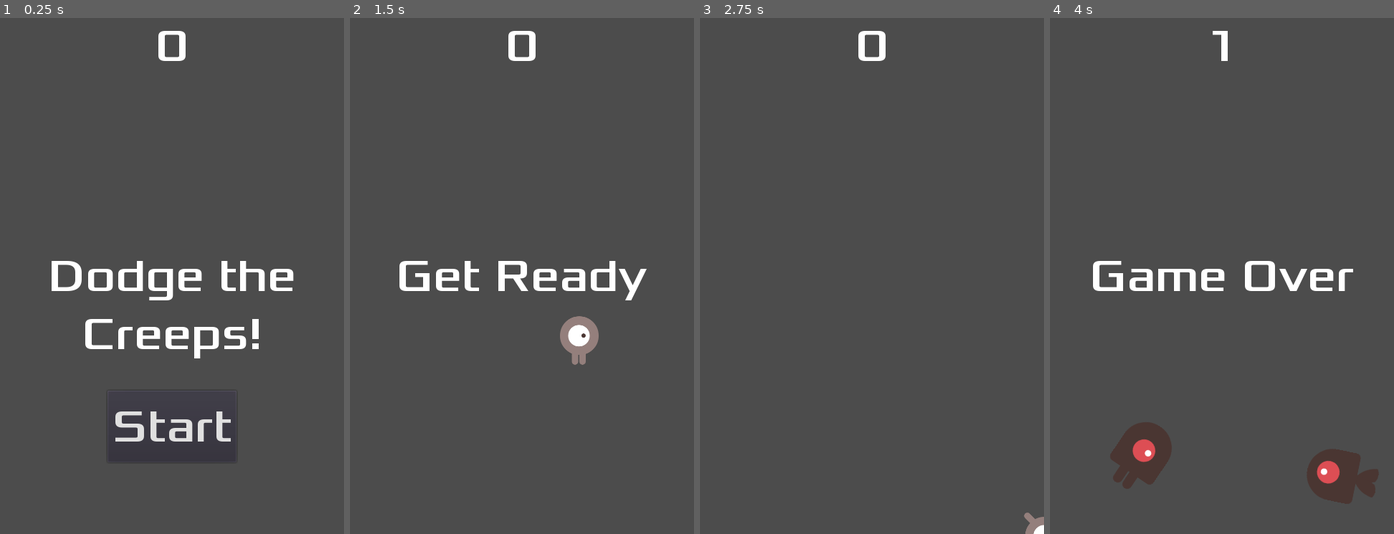
Above: before the commit, frames 1-4 (left to right).
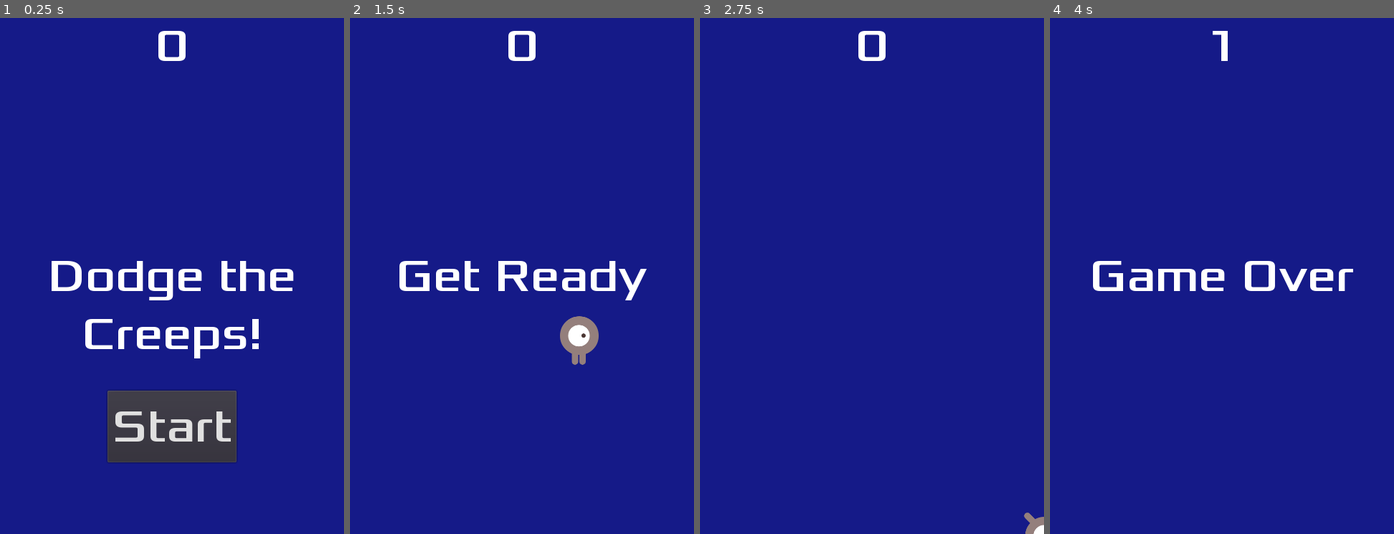
Above: after the commit, the same moments.

Repository: 44351-w22/godot-tutorial-neloe
Game: Godot game, scene res://Main.tscn
The game is run twice, just before and just after one commit, with the same random seed, the same clock (stepped at 60 frames per second) and the same inputs.
Inputs:
- Up to frame 1 (0.25 s): no input
- Up to frame 2 (1.5 s): click "Start" at 0.5 s; tap Enter at 1.25 s; hold Right (ui_right) from 1.28 s (still down)
- Up to frame 3 (2.75 s): release Right (ui_right) at 2.03 s; hold Down (ui_down) from 2.03 s (still down)
- Up to frame 4 (4 s): release Down (ui_down) at 2.78 s; hold Right (ui_right) 2.78-3.53 s; hold Up (ui_up) from 3.53 s (still down)

The runs differ from the first frame. In frame 1, 92% of the frame differs, in the area x 0-100%, y 0-100%; in frame 2, 97%; in frame 3, 100%; in frame 4, 98%.

Commit message:
Add UI niceties/QOL updates

Diff:
--- a/HUD.tscn
+++ b/HUD.tscn
@@ -6,6 +6,12 @@
 [sub_resource type="DynamicFont" id=1]
 size = 64
 font_data = ExtResource( 1 )
+
+[sub_resource type="InputEventAction" id=2]
+action = "ui_select"
+
+[sub_resource type="ShortCut" id=3]
+shortcut = SubResource( 2 )
 
 [node name="HUD" type="CanvasLayer"]
 script = ExtResource( 2 )
@@ -44,6 +50,7 @@
 margin_right = 90.0
 margin_bottom = -100.0
 custom_fonts/font = SubResource( 1 )
+shortcut = SubResource( 3 )
 text = "Start"
 __meta__ = {
 "_edit_use_anchors_": false
--- a/Main.gd
+++ b/Main.gd
@@ -14,6 +14,9 @@
 	$ScoreTimer.stop()
 	$MobTimer.stop()
 	$HUD.show_game_over()
+	get_tree().call_group('mobs', 'queue_free')
+	$Music.stop()
+	$DeathSound.play()
 
 func new_game():
 	score = 0
@@ -21,6 +24,7 @@
 	$StartTimer.start()
 	$HUD.update_score(score)
 	$HUD.show_message('Get Ready')
+	$Music.play()
 
 
 func _on_StartTimer_timeout():
--- a/Main.tscn
+++ b/Main.tscn
@@ -1,9 +1,11 @@
-[gd_scene load_steps=6 format=2]
+[gd_scene load_steps=8 format=2]
 
 [ext_resource path="res://Player.tscn" type="PackedScene" id=1]
 [ext_resource path="res://Main.gd" type="Script" id=2]
 [ext_resource path="res://Mob.tscn" type="PackedScene" id=3]
 [ext_resource path="res://HUD.tscn" type="PackedScene" id=4]
+[ext_resource path="res://dodge_assets/art/House In a Forest Loop.ogg" type="AudioStream" id=5]
+[ext_resource path="res://dodge_assets/art/gameover.wav" type="AudioStream" id=6]
 
 [sub_resource type="Curve2D" id=1]
 _data = {
@@ -13,6 +15,14 @@
 [node name="Main" type="Node"]
 script = ExtResource( 2 )
 Mob = ExtResource( 3 )
+
+[node name="ColorRect" type="ColorRect" parent="."]
+anchor_right = 1.0
+anchor_bottom = 1.0
+color = Color( 0.0823529, 0.101961, 0.533333, 1 )
+__meta__ = {
+"_edit_use_anchors_": false
+}
 
 [node name="Player" parent="." instance=ExtResource( 1 )]
 
@@ -35,6 +45,12 @@
 
 [node name="HUD" parent="." instance=ExtResource( 4 )]
 
+[node name="Music" type="AudioStreamPlayer" parent="."]
+stream = ExtResource( 5 )
+
+[node name="DeathSound" type="AudioStreamPlayer" parent="."]
+stream = ExtResource( 6 )
+
 [connection signal="hit" from="Player" to="." method="game_over"]
 [connection signal="timeout" from="MobTimer" to="." method="_on_MobTimer_timeout"]
 [connection signal="timeout" from="ScoreTimer" to="." method="_on_ScoreTimer_timeout"]
--- a/Mob.tscn
+++ b/Mob.tscn
@@ -10,14 +10,14 @@
 
 [sub_resource type="SpriteFrames" id=1]
 animations = [ {
+"frames": [ ExtResource( 4 ), ExtResource( 5 ) ],
+"loop": true,
+"name": "walk",
+"speed": 5.0
+}, {
 "frames": [ ExtResource( 6 ), ExtResource( 1 ) ],
 "loop": true,
 "name": "swim",
-"speed": 5.0
-}, {
-"frames": [ ExtResource( 4 ), ExtResource( 5 ) ],
-"loop": true,
-"name": "walk",
 "speed": 5.0
 }, {
 "frames": [ ExtResource( 2 ), ExtResource( 3 ) ],
@@ -30,7 +30,7 @@
 radius = 34.0
 height = 30.0
 
-[node name="Mob" type="RigidBody2D"]
+[node name="Mob" type="RigidBody2D" groups=["mobs"]]
 collision_mask = 0
 gravity_scale = 0.0
 script = ExtResource( 7 )
@@ -39,6 +39,7 @@
 scale = Vector2( 0.75, 0.75 )
 frames = SubResource( 1 )
 animation = "swim"
+frame = 1
 playing = true
 
 [node name="CollisionShape2D" type="CollisionShape2D" parent="."]
Not shown: 1 places in HUD.tscn that only renumber resources
